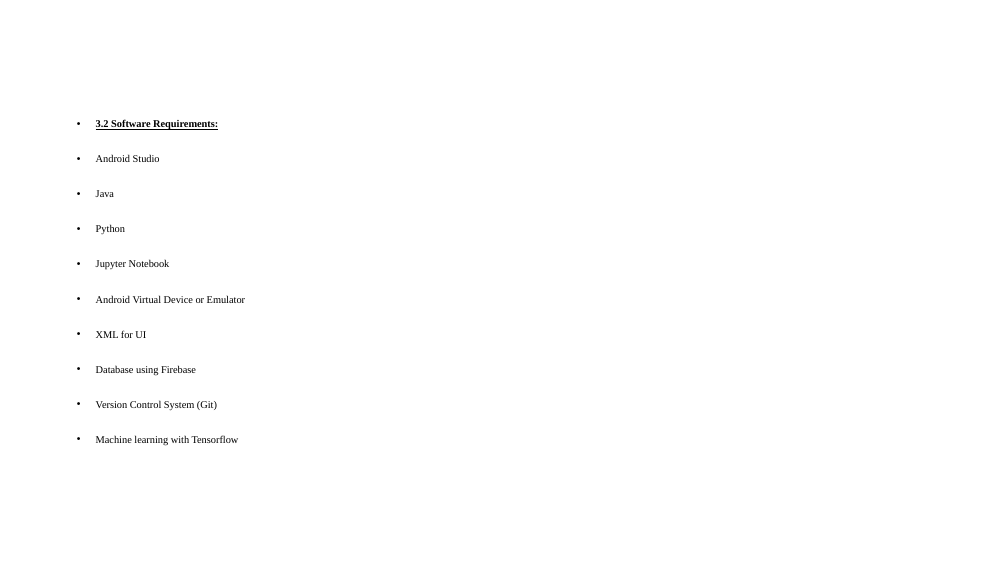
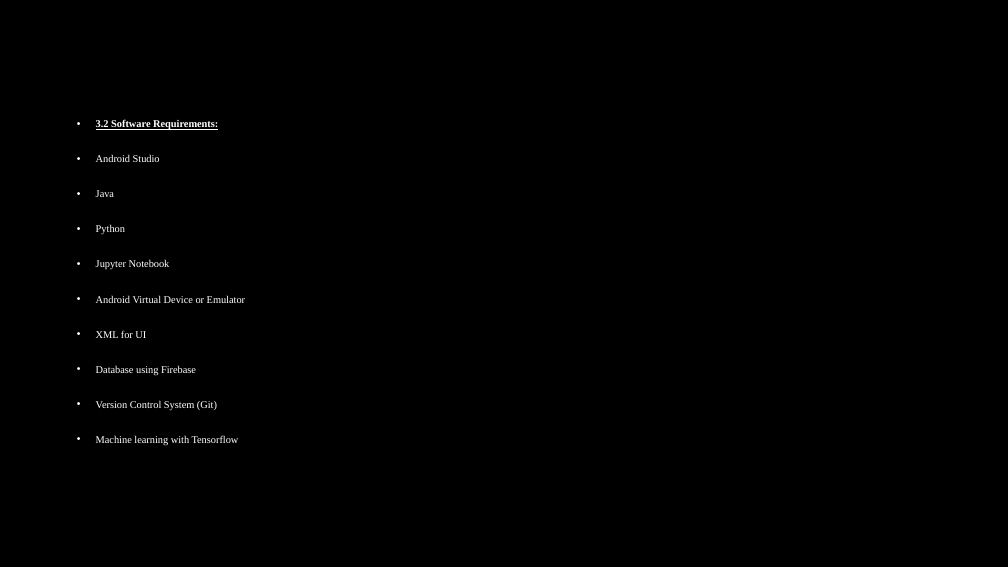
Before and after one commit to Dibya-Bharat/Major_project, a slide deck: slide 5 of Report/Tourism Recommendation Application.pptx. Drawn at 1008x567 pixels with LibreOffice and Linux fonts; fonts in the diff are those of the drawing; background and template pictures are left out. Boxes give left, top, right and bottom in pixels: in the first picture for what was removed or moved away, otherwise in the second. Text is boxed around its words. In the diff, an @@ line names an element or a change of style, - is before the commit and + after.

```diff
--- a/Report/Tourism Recommendation Application.pptx
+++ b/Report/Tourism Recommendation Application.pptx
@@ background #FFFFFF to picture (left out) @@
@@ text "3.2 Software Requirements:" at box(96, 119, 245, 445): text colour #000000 to #FFFFFF @@
```
Also in this commit, not shown: 13 other slides changed, 1 slide added.
